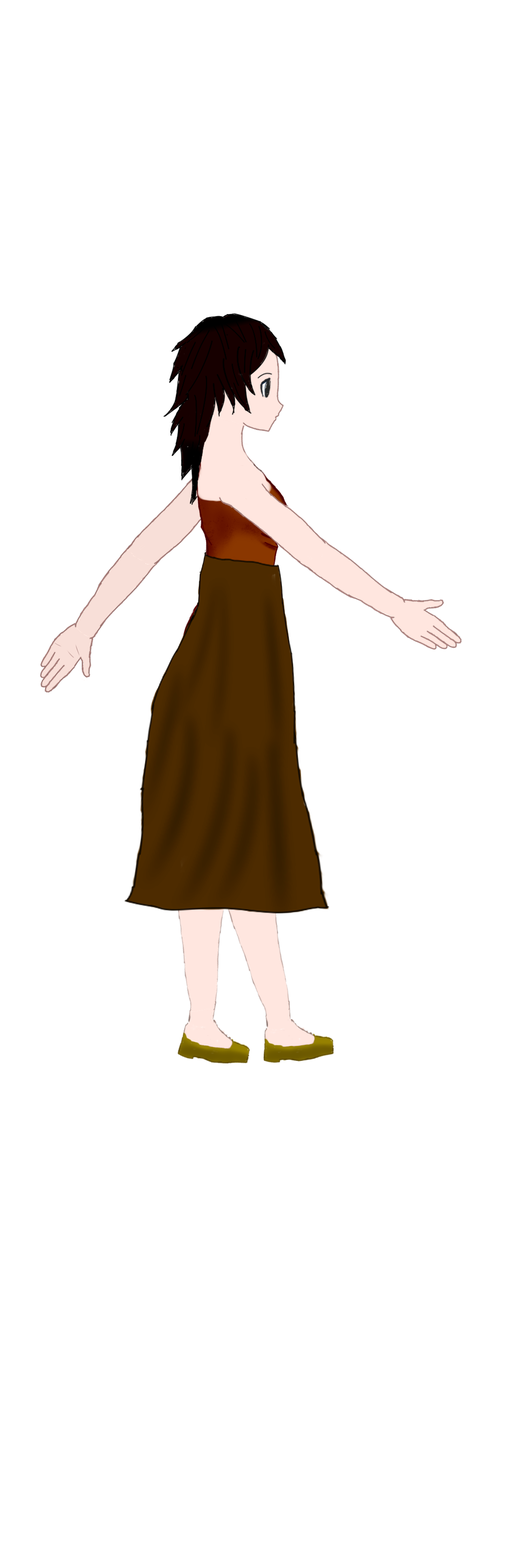
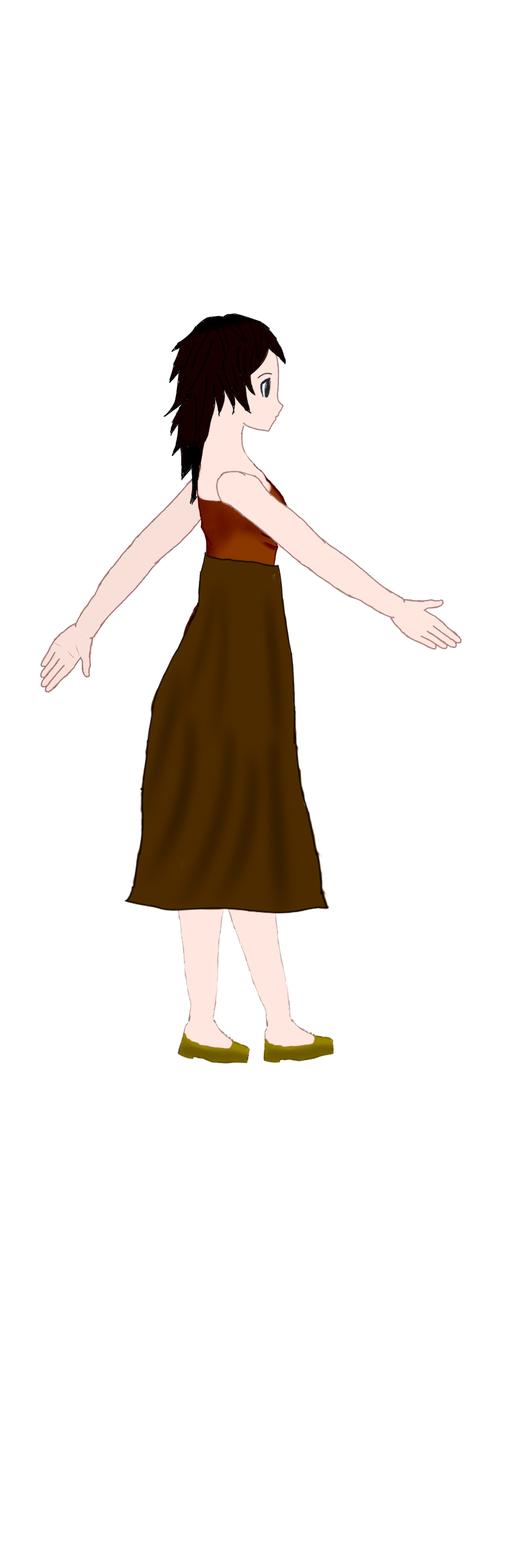
Before/after of a 523x1568 layered artwork. What changed in the layer stack:
painted on "upper hand" (1st of 2, in "right hand") over [215, 466, 263, 499]
removed layer "Layer10" (was linear burn) from group "Hair" over [215, 466, 263, 499]
painted on "hair" over [215, 466, 263, 499]
removed layer "Layer11" (was overlay) from group "ROK" over [215, 466, 263, 499]
